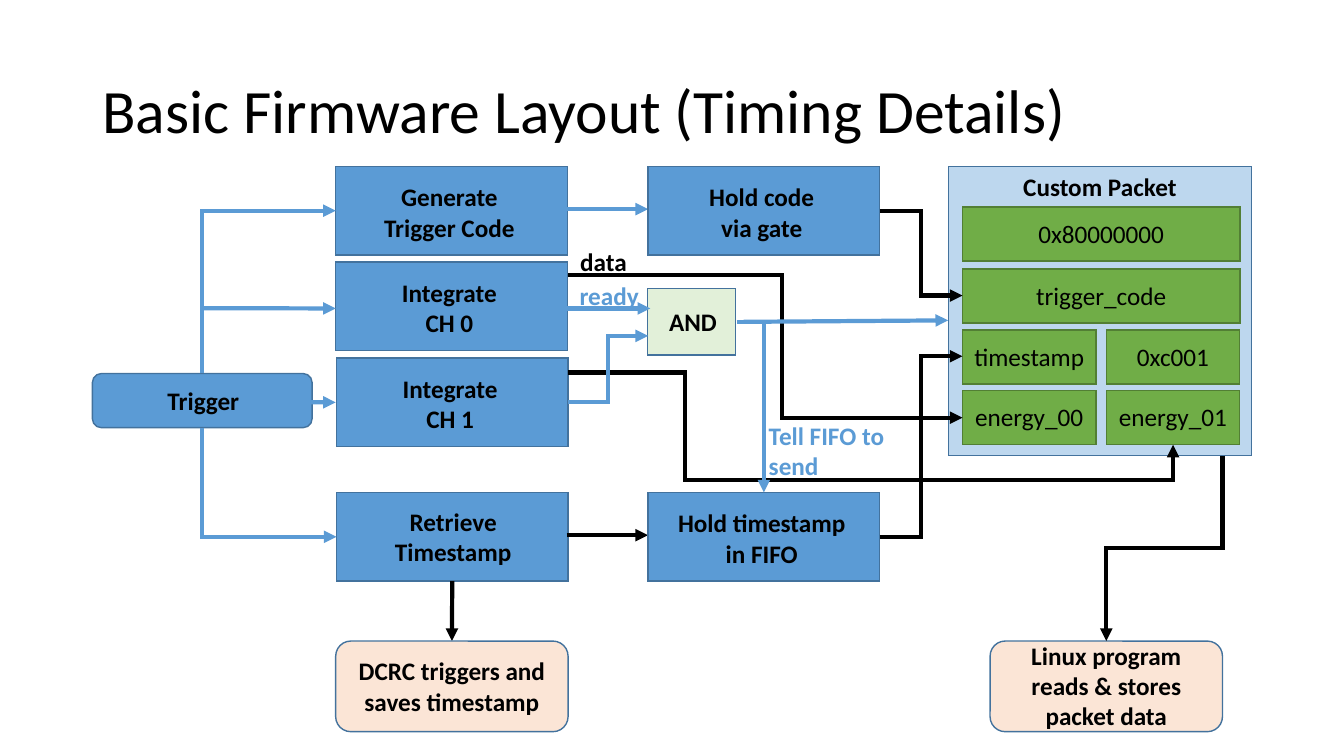
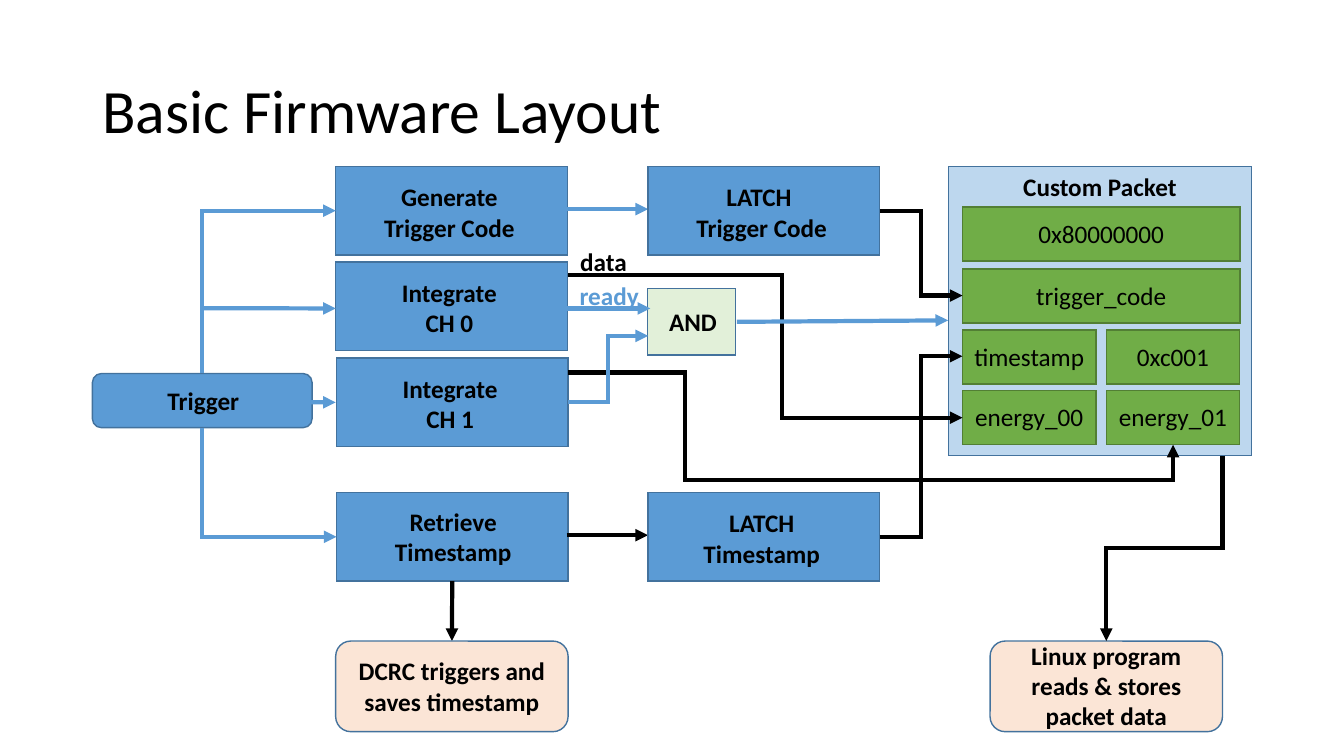
Before and after one commit to villano-lab/R76Firmware, a slide deck: slide 12 of docs/Firmware_Guide.pptx. Drawn at 1344x756 pixels with LibreOffice and Linux fonts; fonts in the diff are those of the drawing. Boxes give left, top, right and bottom in pixels: in the first picture for what was removed or moved away, otherwise in the second. Text is boxed around its words. In the diff, an @@ line names an element or a change of style, - is before the commit and + after.

```diff
--- a/docs/Firmware_Guide.pptx
+++ b/docs/Firmware_Guide.pptx
@@ title at (102, 90, 661, 143): text changed @@
-Basic Firmware Layout (Timing Details)
+Basic Firmware Layout
@@ text at (696, 189, 827, 242): text changed @@
-Hold code
-via gate
+LATCH
+Trigger Code
@@ elbow arrow removed from (737, 322) to (764, 493) @@
@@ text removed at (769, 427, 884, 481) @@
-Tell FIFO to send
@@ text at (703, 515, 819, 567): text changed @@
-Hold timestamp
-in FIFO
+LATCH Timestamp
```
Also in this commit, not shown: 2 other slides changed, 34 other files.
